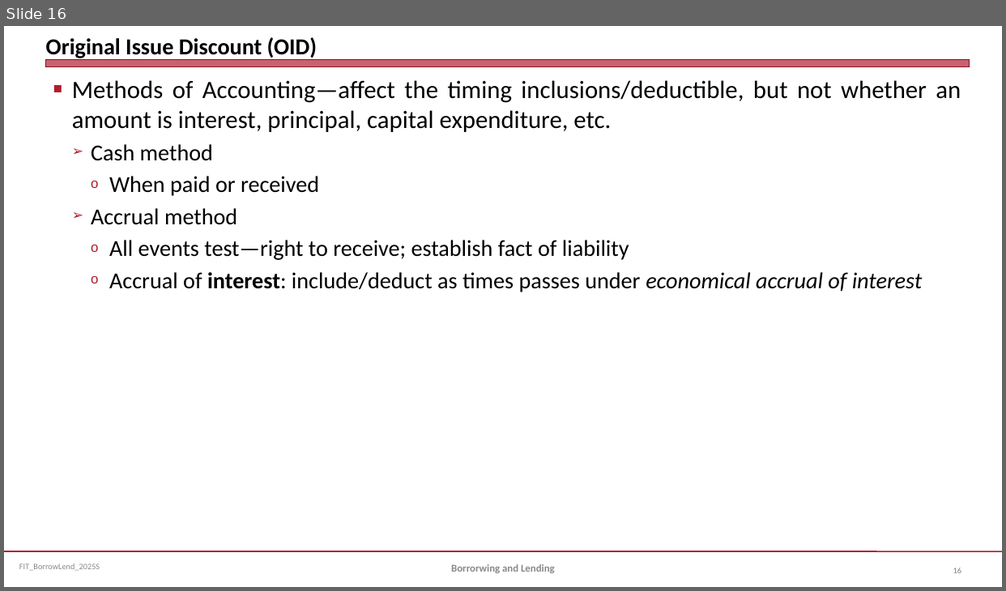
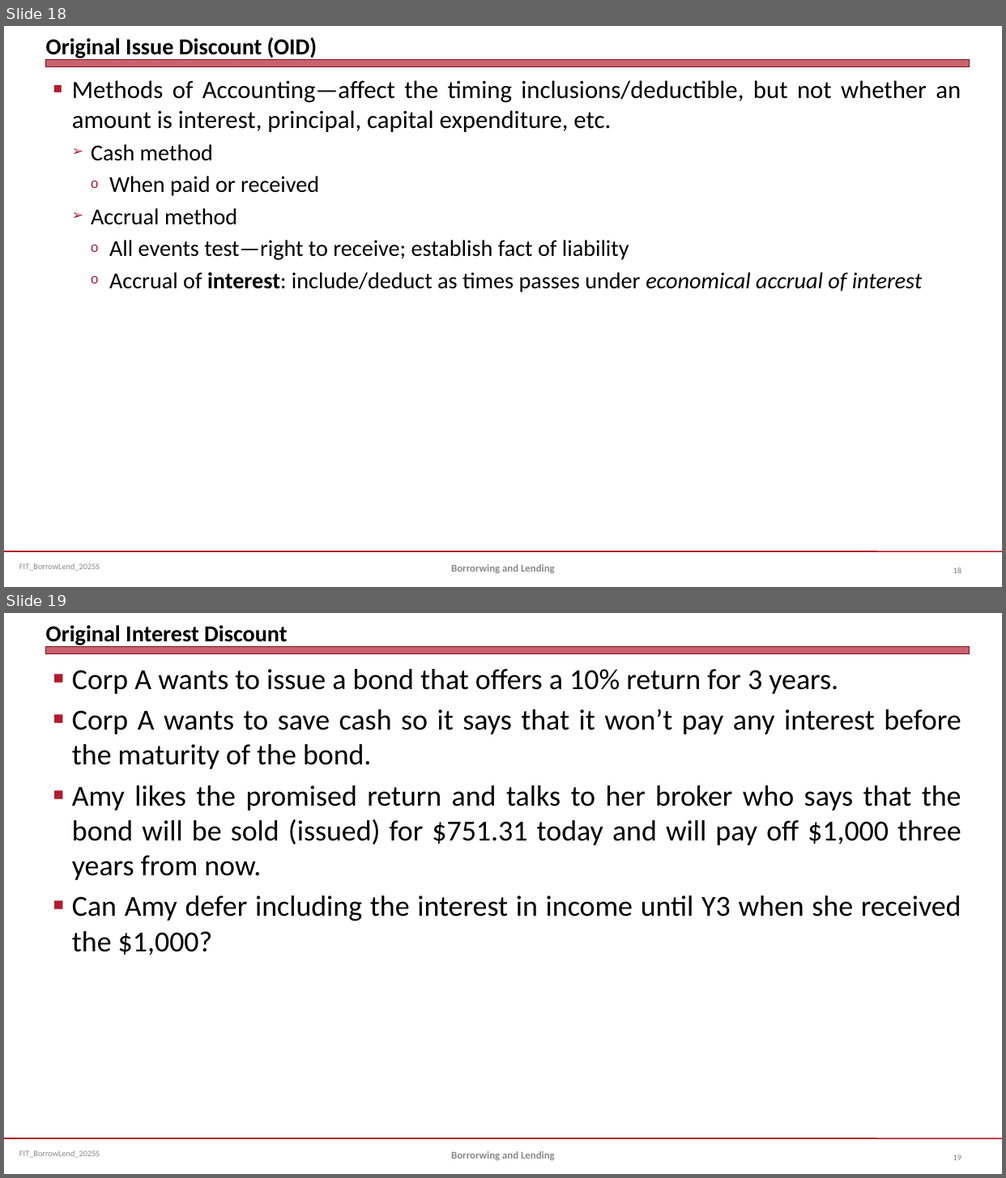
Before and after one commit to jmc877/Fed-Income-Tax, a slide deck: slides/FIT_BorrowLend_2025S.pptx. Shown one above the other, each under a label of ours: slide 16 before the commit, slides 18 and 19 after it. The pictures are 1006x591 and 1006x1178 pixels, drawn with LibreOffice and Linux fonts; fonts in the diff are those of the drawing. Boxes give left, top, right and bottom in pixels: in the first picture for what was removed or moved away, otherwise in the second. Text is boxed around its words. In the diff, an @@ line names an element or a change of style, - is before the commit and + after.

```diff
--- a/slides/FIT_BorrowLend_2025S.pptx
+++ b/slides/FIT_BorrowLend_2025S.pptx
@@ slide 19 added at (x1=4, y1=613, x2=1002, y2=1174), background #FFFFFF; not listed: 3 template elements that a slide beside it also shows @@
@@ title added at (x1=46, y1=625, x2=287, y2=647), 22 pt, text #000000, bold @@
+Original Interest Discount
@@ text added at (x1=72, y1=669, x2=961, y2=956), 28 pt, text #000000 @@
+■ Corp A wants to issue a bond that offers a 10% return for 3 years.
+■ Corp A wants to save cash so it says that it won’t pay any interest before the maturity of the bond.
+■ Amy likes the promised return and talks to her broker who says that the bond will be sold (issued) for $751.31 today and will pay off $1,000 three years from now.
+■ Can Amy defer including the interest in income until Y3 when she received the $1,000?
@@ text added at (x1=451, y1=1152, x2=555, y2=1161), 10 pt, text #898989, bold @@
+Borrorwing and Lending
@@ page number added at (x1=953, y1=1155, x2=961, y2=1161), 8 pt, text #808080 @@
+19
@@ what was slide 16 is now slide 18 @@
```
Also in this commit, not shown: 2 slides changed, 8 other slides added, 5 other files.
